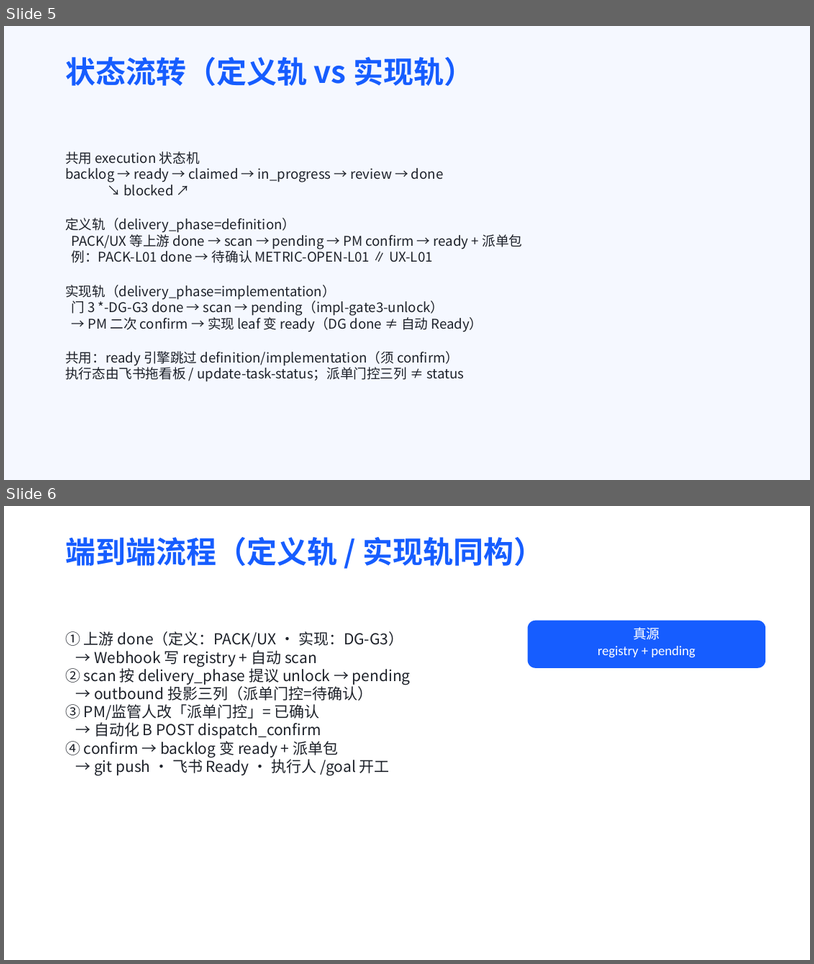
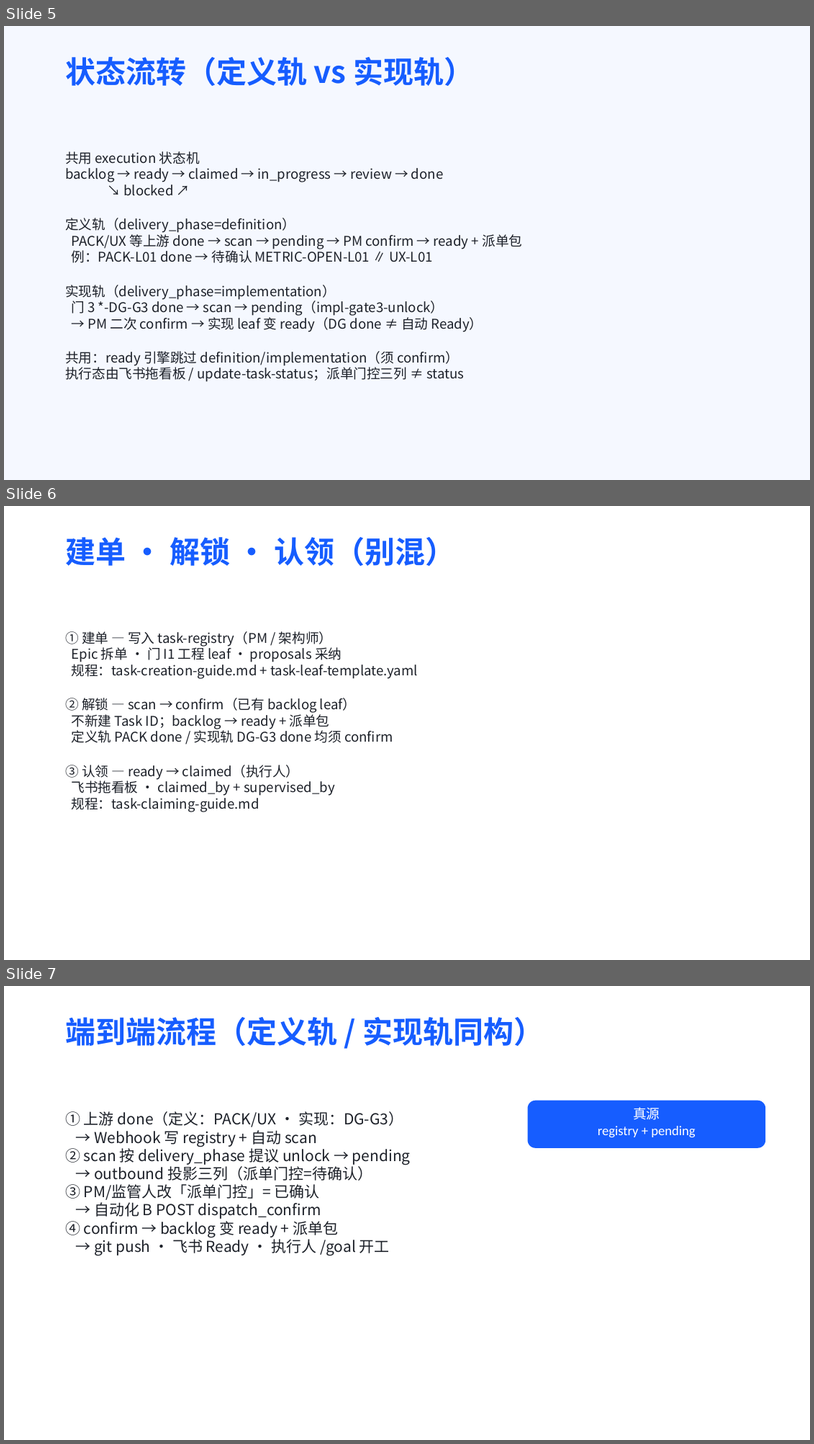
Before and after one commit to Marisolebxf/-, a slide deck: agent-delivery/培训/自动派单与飞书确认-团队协作培训.pptx. Shown one above the other, each under a label of ours: slides 5 and 6 before the commit, slides 5, 6 and 7 after it. The pictures are 814x964 and 814x1444 pixels, drawn with LibreOffice and Linux fonts; fonts in the diff are those of the drawing. Boxes give left, top, right and bottom in pixels: in the first picture for what was removed or moved away, otherwise in the second. Text is boxed around its words. In the diff, an @@ line names an element or a change of style, - is before the commit and + after.

```diff
--- a/agent-delivery/培训/自动派单与飞书确认-团队协作培训.pptx
+++ b/agent-delivery/培训/自动派单与飞书确认-团队协作培训.pptx
@@ slide 6 added at (4, 506, 810, 960), background #FFFFFF @@
@@ title added at (65, 537, 455, 566), 36 pt, text #165DFF, bold @@
+建单 · 解锁 · 认领（别混）
@@ text added at (65, 631, 417, 812), 16 pt, text #1D2129 @@
+① 建单 — 写入 task-registry（PM / 架构师）
+Epic 拆单 · 门 I1 工程 leaf · proposals 采纳
+规程：task-creation-guide.md + task-leaf-template.yaml
+② 解锁 — scan → confirm（已有 backlog leaf）
+不新建 Task ID；backlog → ready + 派单包
+定义轨 PACK done / 实现轨 DG-G3 done 均须 confirm
+③ 认领 — ready → claimed（执行人）
+飞书拖看板 · claimed_by + supervised_by
+规程：task-claiming-guide.md
@@ what was slide 6 is now slide 7 @@
```
Also in this commit, not shown: 2 slides changed, 11 other files.
